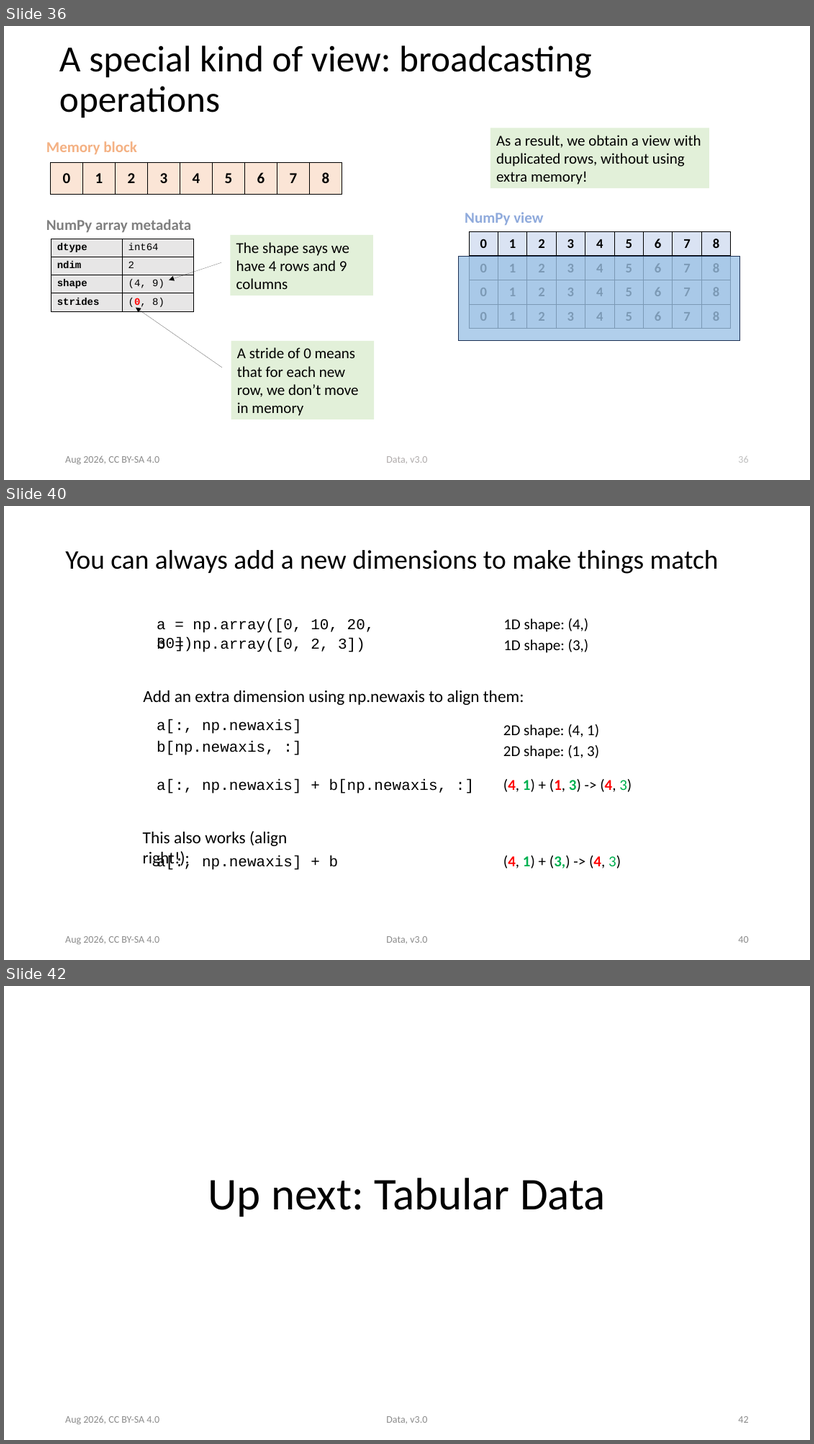
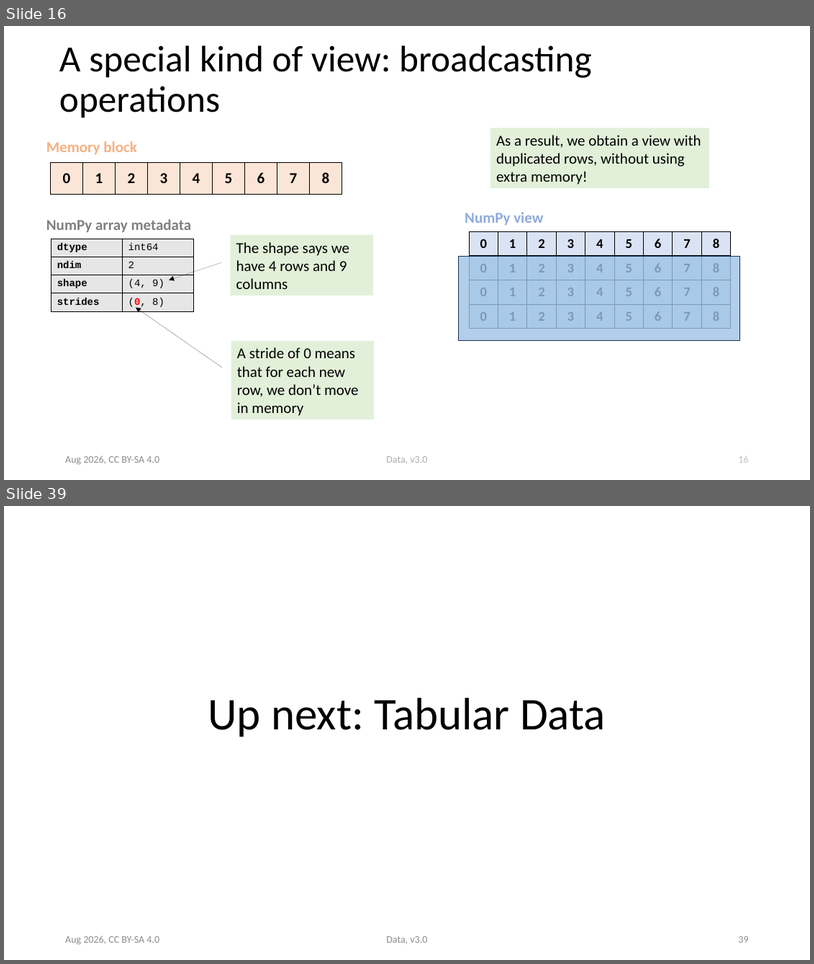
Before and after one commit to ASPP/data_class, a slide deck: numpy.pptx. Shown one above the other, each under a label of ours: slides 36, 40 and 42 before the commit, slides 16 and 39 after it; the slides between them are not shown. The pictures are 814x1444 and 814x964 pixels, drawn with LibreOffice and Linux fonts; fonts in the diff are those of the drawing. Boxes give left, top, right and bottom in pixels: in the first picture for what was removed or moved away, otherwise in the second. Text is boxed around its words. In the diff, an @@ line names an element or a change of style, - is before the commit and + after.

```diff
--- a/numpy.pptx
+++ b/numpy.pptx
@@ slide 40 removed at (4,506,810,960), background #FFFFFF @@
@@ title removed at (65,550,719,574) @@
-You can always add a new dimensions to make things match
@@ text removed at (157,618,375,651) @@
-a = np.array([0, 10, 20, 30])
@@ text removed at (504,618,589,632) @@
-1D shape: (4,)
@@ text removed at (157,638,365,652) @@
-b = np.array([0, 2, 3])
@@ text removed at (504,639,589,653) @@
-1D shape: (3,)
@@ text removed at (143,690,525,705) @@
-Add an extra dimension using np.newaxis to align them:
@@ text removed at (157,719,302,734) @@
-a[:, np.newaxis]
@@ text removed at (157,741,275,755) @@
-b[np.newaxis, :]
@@ text removed at (504,724,599,738) @@
-2D shape: (4, 1)
@@ text removed at (504,745,599,759) @@
-2D shape: (1, 3)
@@ text removed at (157,779,448,793) @@
-a[:, np.newaxis] + b[np.newaxis, :]
@@ text removed at (504,779,632,792) @@
-(4, 1) + (1, 3) -> (4, 3)
@@ text removed at (143,831,287,867) @@
-This also works (align right!):
@@ text removed at (157,855,339,870) @@
-a[:, np.newaxis] + b
@@ text removed at (504,855,621,868) @@
-(4, 1) + (3,) -> (4, 3)
@@ text removed at (65,935,160,944) @@
-Aug 2026, CC BY-SA 4.0
@@ text removed at (386,936,427,943) @@
-Data, v3.0
@@ page number removed at (738,936,748,942) @@
-40
@@ what was slide 36 is now slide 16 @@
@@ page number at (738,456,748,462): text changed @@
-36
+16
@@ what was slide 42 is now slide 39 @@
@@ page number at (738,936,748,942): text changed @@
-42
+39
```
Also in this commit, not shown: 11 slides changed, 2 other slides removed.
